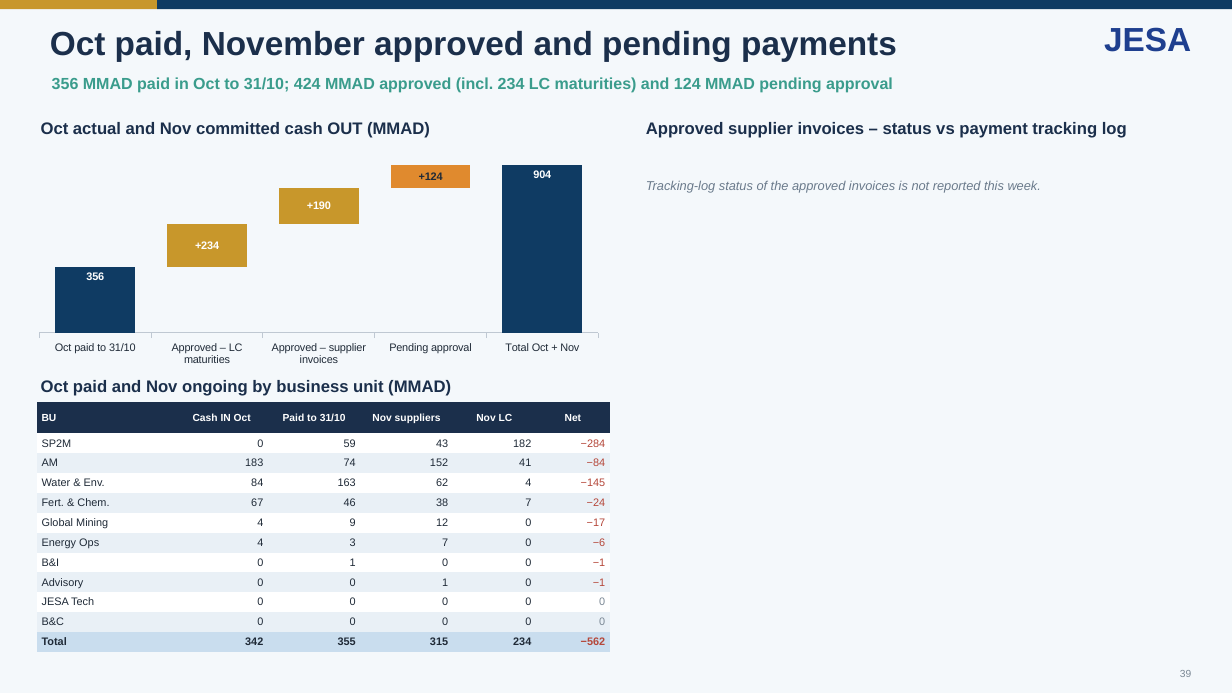
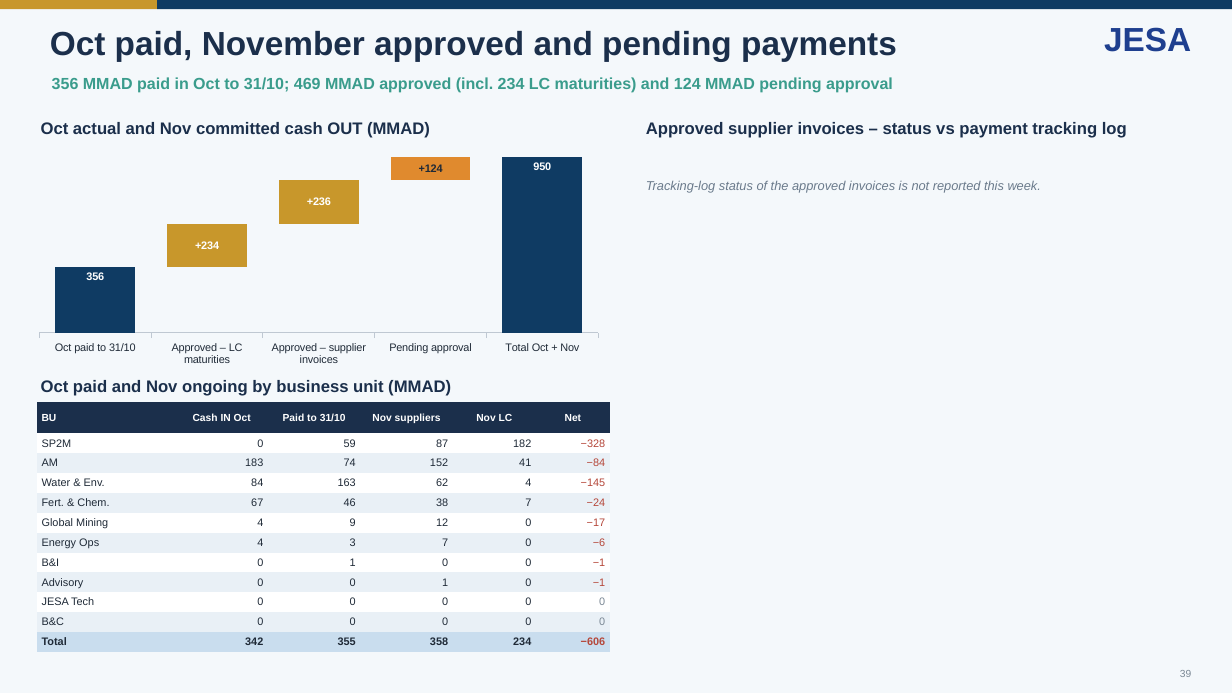
Before and after one commit to cherkaouihassan-art/Skills-Repo, a slide deck: slide 39 of weekly-ar-cash-deck/output/JESA_AR_Cash_Position_Nov_W2_2026-11-11.pptx. Drawn at 1232x693 pixels with LibreOffice and Linux fonts; fonts in the diff are those of the drawing. Boxes give left, top, right and bottom in pixels: in the first picture for what was removed or moved away, otherwise in the second. Text is boxed around its words. In the diff, an @@ line names an element or a change of style, - is before the commit and + after.

```diff
--- a/weekly-ar-cash-deck/output/JESA_AR_Cash_Position_Nov_W2_2026-11-11.pptx
+++ b/weekly-ar-cash-deck/output/JESA_AR_Cash_Position_Nov_W2_2026-11-11.pptx
@@ text at box(52, 77, 893, 93): text changed @@
-356 MMAD paid in Oct to 31/10; 424 MMAD approved (incl. 234 LC maturities) and 124 MMAD pending approval
+356 MMAD paid in Oct to 31/10; 469 MMAD approved (incl. 234 LC maturities) and 124 MMAD pending approval
@@ column stacked chart at box(28, 143, 610, 370) @@
@@ Series 1, Approved – LC maturities: 39 to 37 @@
@@ Series 1, Approved – supplier invoices: 65 to 62 @@
@@ Series 1, Pending approval: 86 to 87 @@
-Series 2: 39, 26, 21, 14, 100
+Series 2: 37, 25, 25, 13, 100
@@ data labels of Series 2 added @@
@@ table at box(37, 402, 610, 653) @@
-row 2, column 4: 43
+row 2, column 4: 87
-row 2, column 6: −284
+row 2, column 6: −328
-row 12, column 4: 315
+row 12, column 4: 358
-row 12, column 6: −562
+row 12, column 6: −606
```
Also in this commit, not shown: 3 other slides changed, 2 other files.
